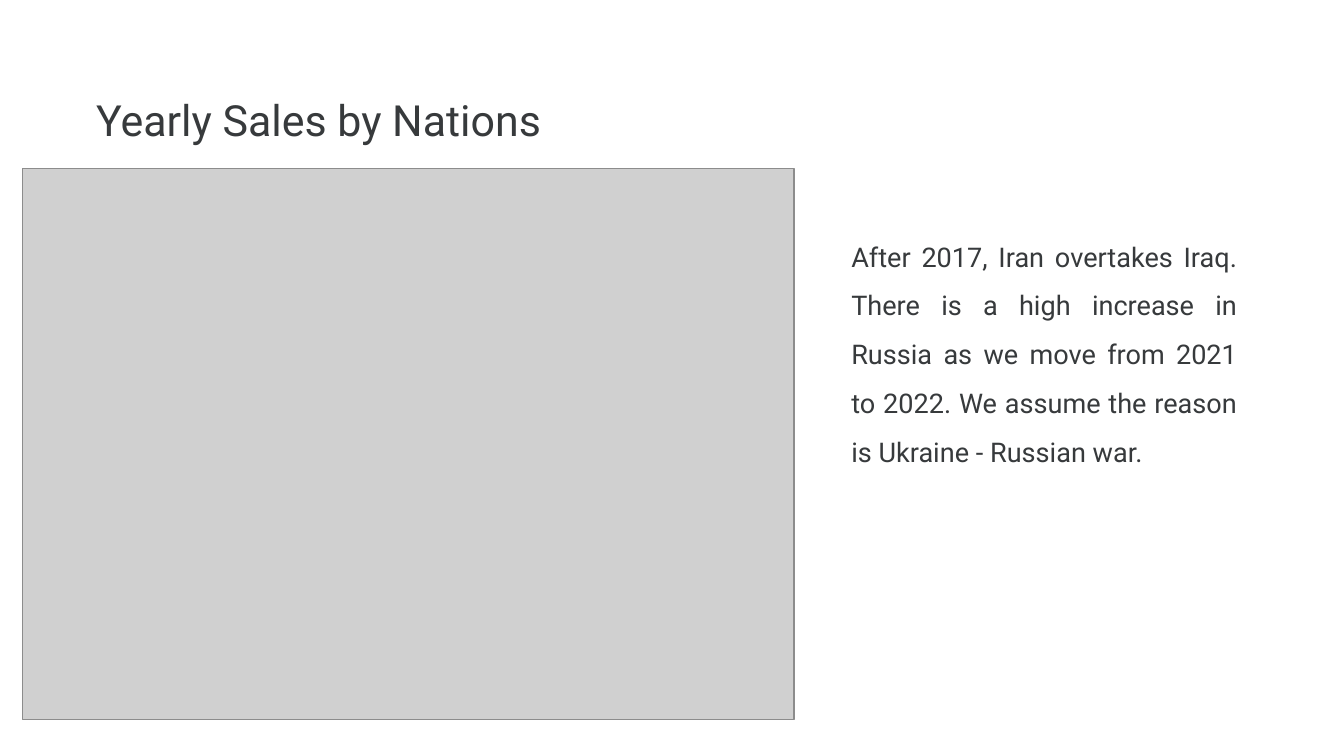
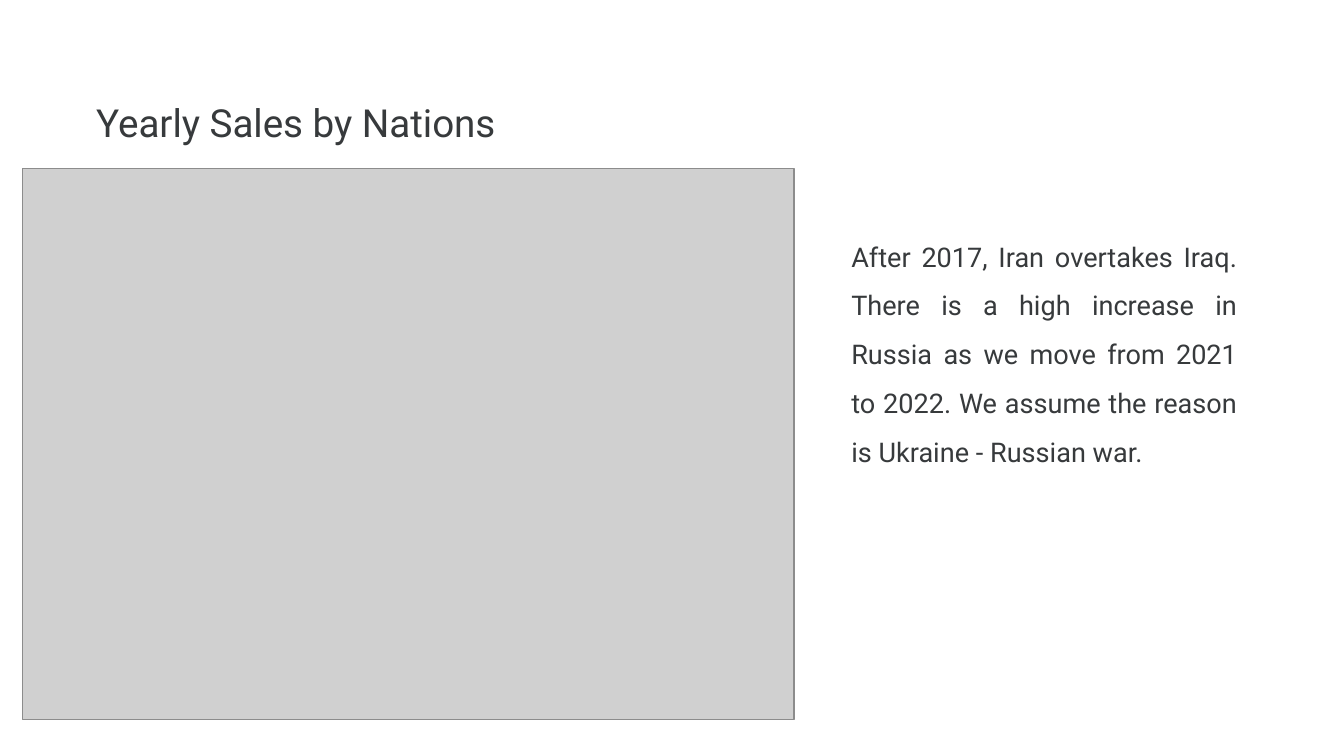
Before and after one commit to pjournal/mef06g-honey-drip, a slide deck: slide 7 of Presentation.pptx. Drawn at 1344x756 pixels with LibreOffice and Linux fonts; fonts in the diff are those of the drawing; grey boxes stand for pictures. Boxes give left, top, right and bottom in pixels: in the first picture for what was removed or moved away, otherwise in the second. Text is boxed around its words. In the diff, an @@ line names an element or a change of style, - is before the commit and + after.

```diff
--- a/Presentation.pptx
+++ b/Presentation.pptx
@@ title "Yearly Sales by Nations" at bbox=[96, 108, 495, 146]: size 23 to 20.7 pt @@
```
Also in this commit, not shown: 2 other slides changed, 5 slides added, 1 slide removed.
